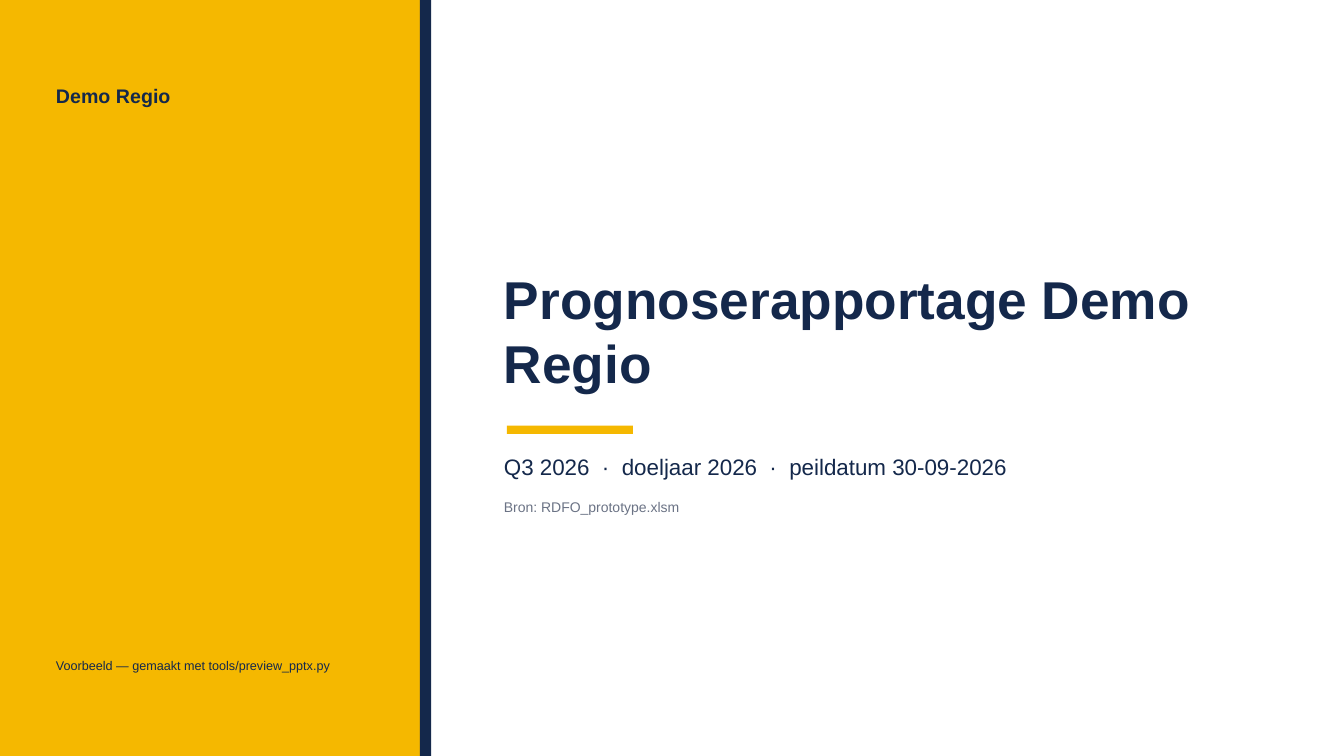
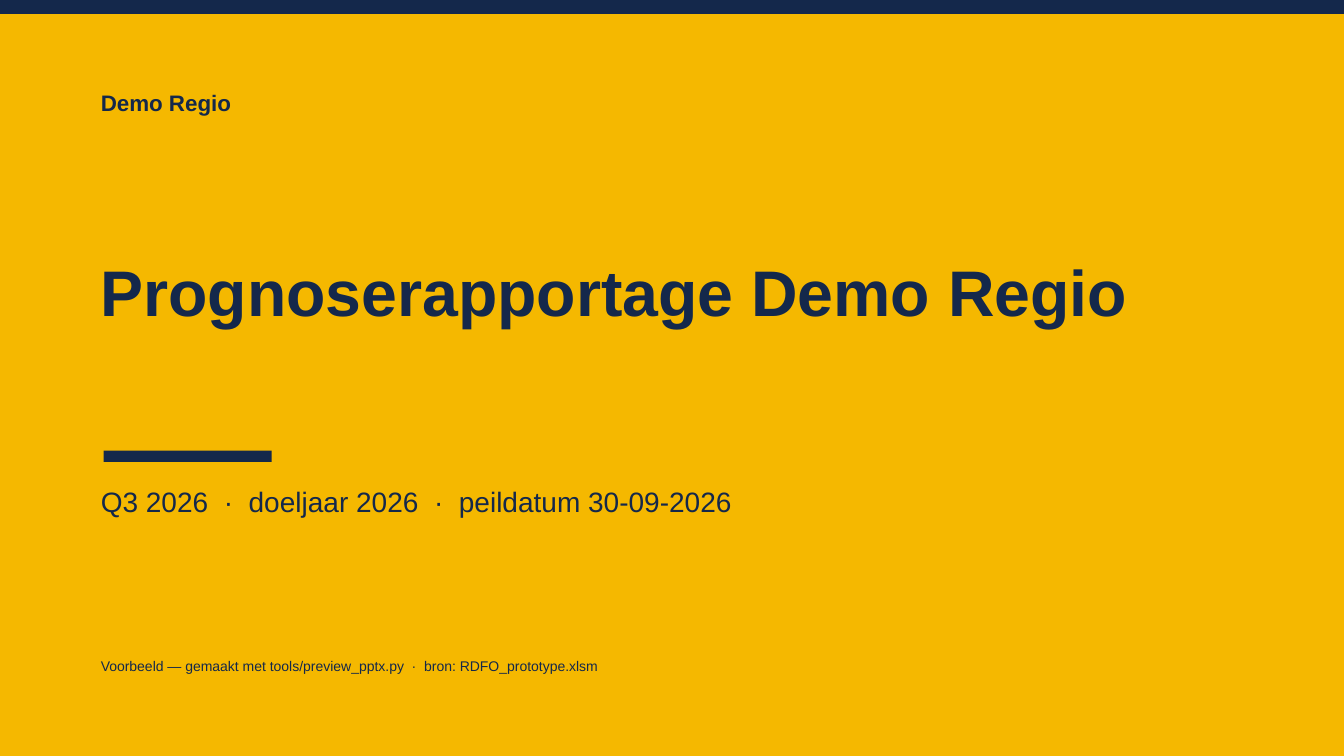
Before and after one commit to LuukLoohuis/Forecast-Builder, a slide deck: slide 1 of docs/Voorbeeld_PowerPoint.pptx. Drawn at 1344x756 pixels with LibreOffice and Linux fonts; fonts in the diff are those of the drawing. Boxes give left, top, right and bottom in pixels: in the first picture for what was removed or moved away, otherwise in the second. Text is boxed around its words. In the diff, an @@ line names an element or a change of style, - is before the commit and + after.

```diff
--- a/docs/Voorbeeld_PowerPoint.pptx
+++ b/docs/Voorbeeld_PowerPoint.pptx
@@ rectangle: place and size @@
-rectangle at (0,0,420,756)
+rectangle at (0,0,1344,756)
@@ rectangle: place and size @@
-rectangle at (420,0,432,756)
+rectangle at (0,0,1344,14)
@@ text "Demo Regio": place and size @@
-text "Demo Regio" at (56,88,170,107)
+text "Demo Regio" at (101,94,231,116)
@@ text "Demo Regio" at (101,94,231,116): size 14 to 16 pt @@
@@ text "Prognoserapportage Demo Regio": place and size @@
-text "Prognoserapportage Demo Regio" at (504,282,1190,393)
+text "Prognoserapportage Demo Regio" at (101,269,1127,328)
@@ text "Prognoserapportage Demo Regio" at (101,269,1127,328): size 38 to 46 pt @@
@@ rectangle removed at (507,425,633,434) @@
@@ rectangle added at (104,451,272,462), fill #14284B @@
@@ text "Q3 2026 · doeljaar 2026 ...": place and size @@
-text "Q3 2026 · doeljaar 2026 ..." at (504,458,1006,480)
+text "Q3 2026 · doeljaar 2026 ..." at (101,491,731,517)
@@ text "Q3 2026 · doeljaar 2026 ..." at (101,491,731,517): size 16 to 20 pt @@
@@ text removed at (504,502,679,515) @@
-Bron: RDFO_prototype.xlsm
@@ text at (101,661,598,674): text changed; size 9 to 10 pt @@
-Voorbeeld — gemaakt met tools/preview_pptx.py
+Voorbeeld — gemaakt met tools/preview_pptx.py · bron: RDFO_prototype.xlsm
```
Also in this commit, not shown: 4 other files.
